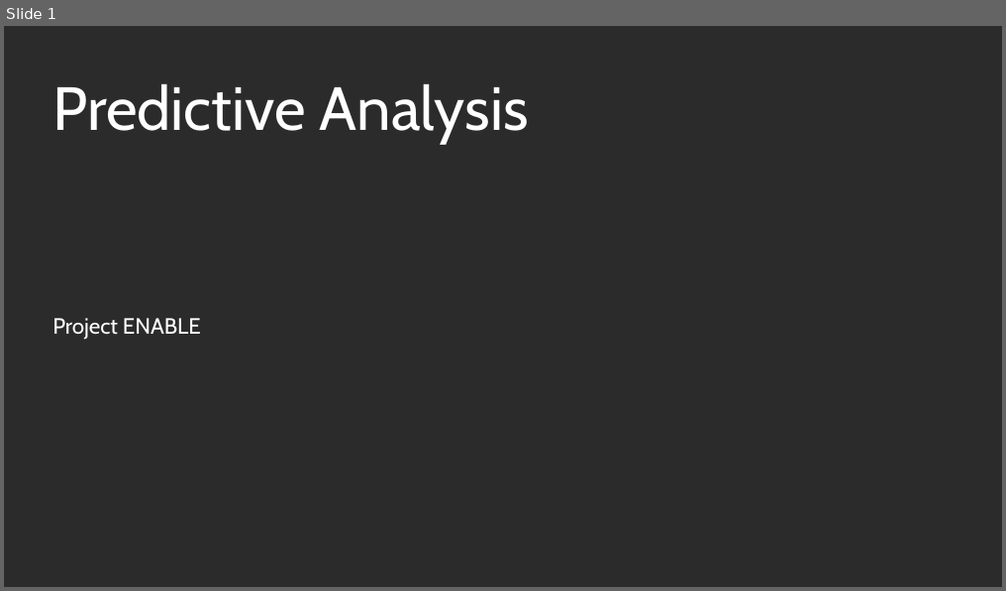
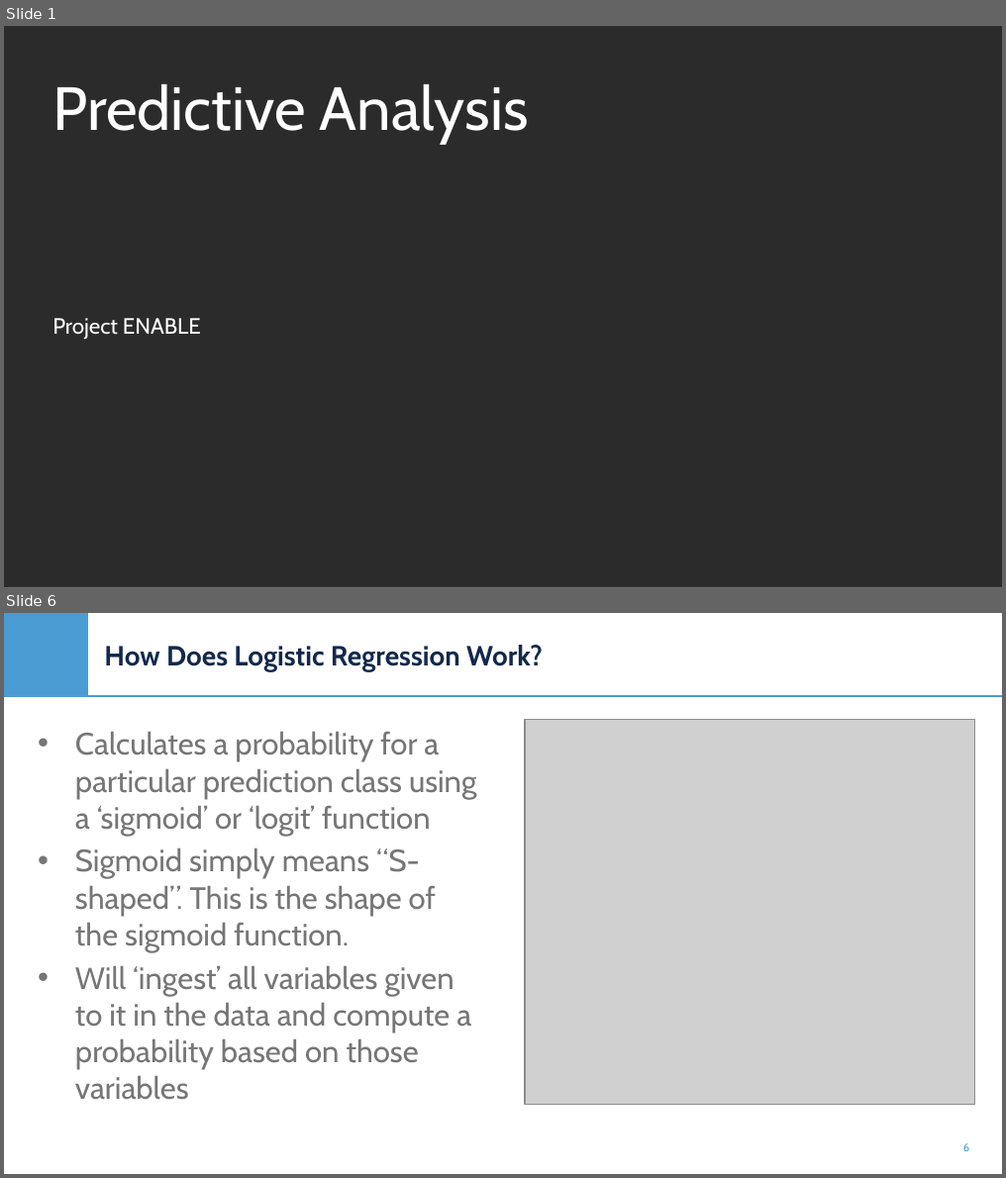
Before and after one commit to e-cui/ENABLE-HiDAV-Online-Modules, a slide deck: Data Mining Modules/Presentations/Predictive Analysis.pptx. Shown one above the other, each under a label of ours: slide 1 before the commit, slides 1 and 6 after it; the slides between them are not shown. The pictures are 1006x591 and 1006x1178 pixels, drawn with LibreOffice and Linux fonts; fonts in the diff are those of the drawing; grey boxes stand for pictures; background and template pictures are left out; a plain dark background stands for a picture behind light text. Boxes give left, top, right and bottom in pixels: in the first picture for what was removed or moved away, otherwise in the second. Text is boxed around its words. In the diff, an @@ line names an element or a change of style, - is before the commit and + after.

Commit message:
Data Mining Powerpoint 5 Draft
Updated Powerpoint draft for module 5 of datamining. Still a work in progress.

```diff
--- a/Data Mining Modules/Presentations/Predictive Analysis.pptx
+++ b/Data Mining Modules/Presentations/Predictive Analysis.pptx
@@ slide 6 added at (x1=4, y1=613, x2=1002, y2=1174), background picture (left out) @@
@@ rectangle added at (x1=4, y1=613, x2=88, y2=696), fill #4B9CD3 @@
@@ title added at (x1=104, y1=645, x2=543, y2=671), 20 pt, text #13294B, bold @@
+How Does Logistic Regression Work?
@@ line added from (4, 696) to (1002, 696), #4B9CD3 1 pt @@
@@ text added at (x1=75, y1=731, x2=477, y2=1100), 22.2 pt, text #767676 @@
+• Calculates a probability for a particular prediction class using a ‘sigmoid’ or ‘logit’ function
+• Sigmoid simply means “S-shaped”. This is the shape of the sigmoid function.
+• Will ‘ingest’ all variables given to it in the data and compute a probability based on those variables
@@ picture added at (x1=525, y1=720, x2=975, y2=1105) @@
@@ page number added at (x1=963, y1=1144, x2=969, y2=1152), 8 pt, text #4B9CD3 @@
+6
```
Also in this commit, not shown: 3 slides changed, 29 other slides added, 14 slides removed.
